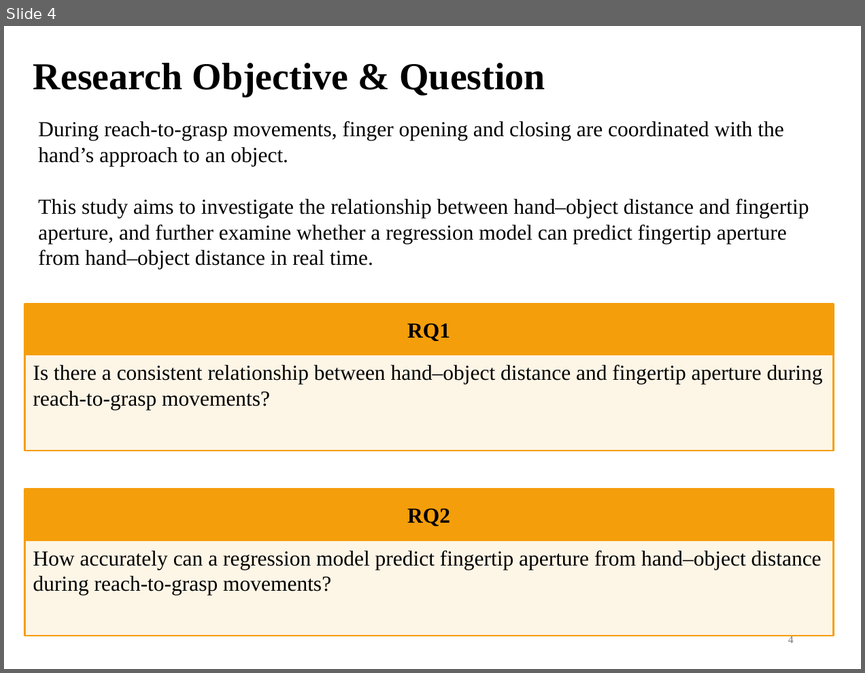
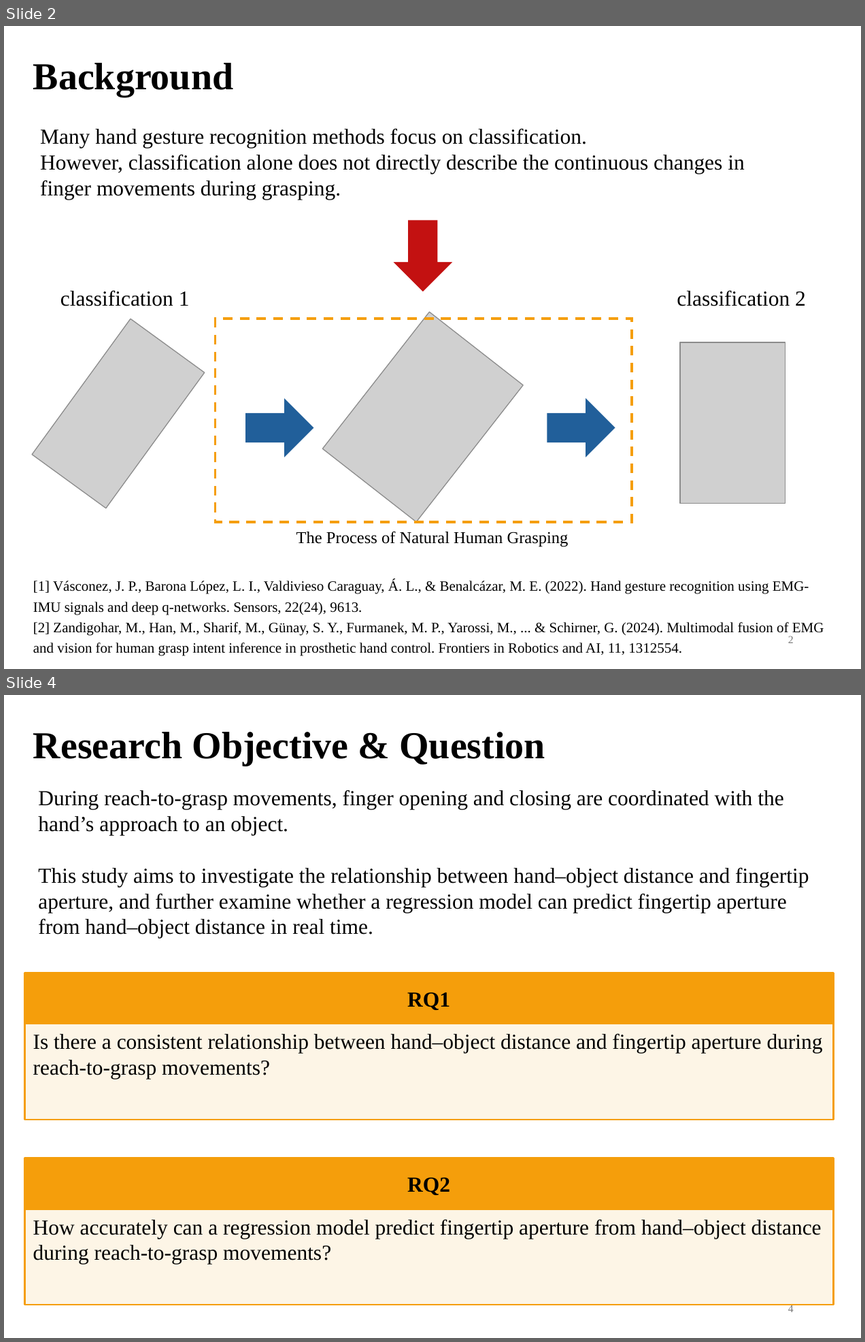
Before and after one commit to DiXiQing/Multimodal_Imitation_Learning, a slide deck: Zemi/2026-10-28-Di.pptx. Shown one above the other, each under a label of ours: slide 4 before the commit, slides 2 and 4 after it; the slides between them are not shown. The pictures are 865x673 and 865x1342 pixels, drawn with LibreOffice and Linux fonts; fonts in the diff are those of the drawing; grey boxes stand for pictures. Boxes give left, top, right and bottom in pixels: in the first picture for what was removed or moved away, otherwise in the second. Text is boxed around its words. In the diff, an @@ line names an element or a change of style, - is before the commit and + after.

```diff
--- a/Zemi/2026-10-28-Di.pptx
+++ b/Zemi/2026-10-28-Di.pptx
@@ slide 2 added at [4, 26, 861, 669], background #FFFFFF @@
@@ text added at [33, 63, 234, 97], 32 pt, text #000000, bold @@
+Background
@@ text added at [40, 129, 744, 199], 18 pt, text #000000 @@
+Many hand gesture recognition methods focus on classification.
+However, classification alone does not directly describe the continuous changes in finger movements during grasping.
@@ up arrow added at [393, 220, 452, 292], fill #C31111 @@
@@ text added at [60, 291, 190, 306], 18 pt, text #000000 @@
+classification 1
@@ text added at [677, 291, 806, 306], 18 pt, text #000000 @@
+classification 2
@@ picture added at [31, 319, 205, 509] @@
@@ rectangle added at [215, 318, 632, 521], outline #F59E0B 2 pt dashed @@
@@ picture added at [323, 312, 523, 522] @@
@@ picture added at [680, 342, 785, 503] @@
@@ up arrow added at [245, 398, 313, 457], fill #215F9A @@
@@ up arrow added at [547, 398, 615, 457], fill #215F9A @@
@@ text added at [296, 531, 568, 546], 14 pt, text #000000 @@
+The Process of Natural Human Grasping
@@ text added at [33, 580, 824, 656], 12 pt, text #000000 @@
+[1] Vásconez, J. P., Barona López, L. I., Valdivieso Caraguay, Á. L., & Benalcázar, M. E. (2022). Hand gesture recognition using EMG-IMU signals and deep q-networks. Sensors, 22(24), 9613.
+[2] Zandigohar, M., Han, M., Sharif, M., Günay, S. Y., Furmanek, M. P., Yarossi, M., ... & Schirner, G. (2024). Multimodal fusion of EMG and vision for human grasp intent inference in prosthetic hand control. Frontiers in Robotics and AI, 11, 1312554.
@@ page number added at [788, 635, 793, 643], 9 pt, text #797979 @@
+2
```
Also in this commit, not shown: 12 slides changed, 2 other slides added, 3 slides removed, 5 other files.
